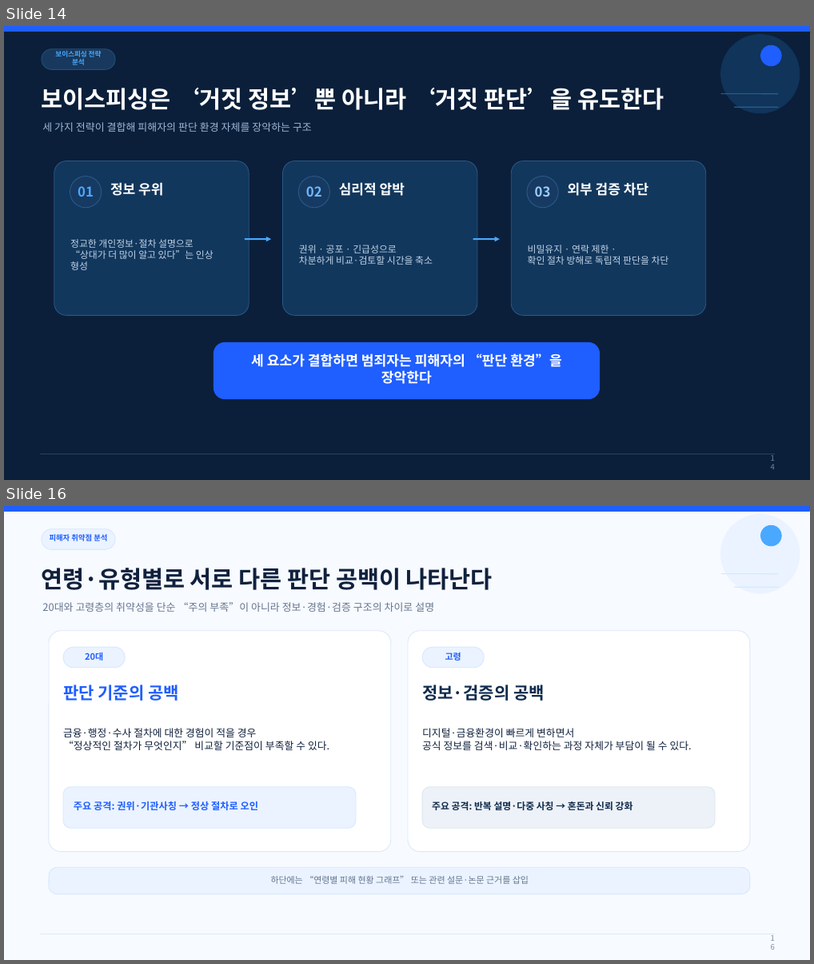
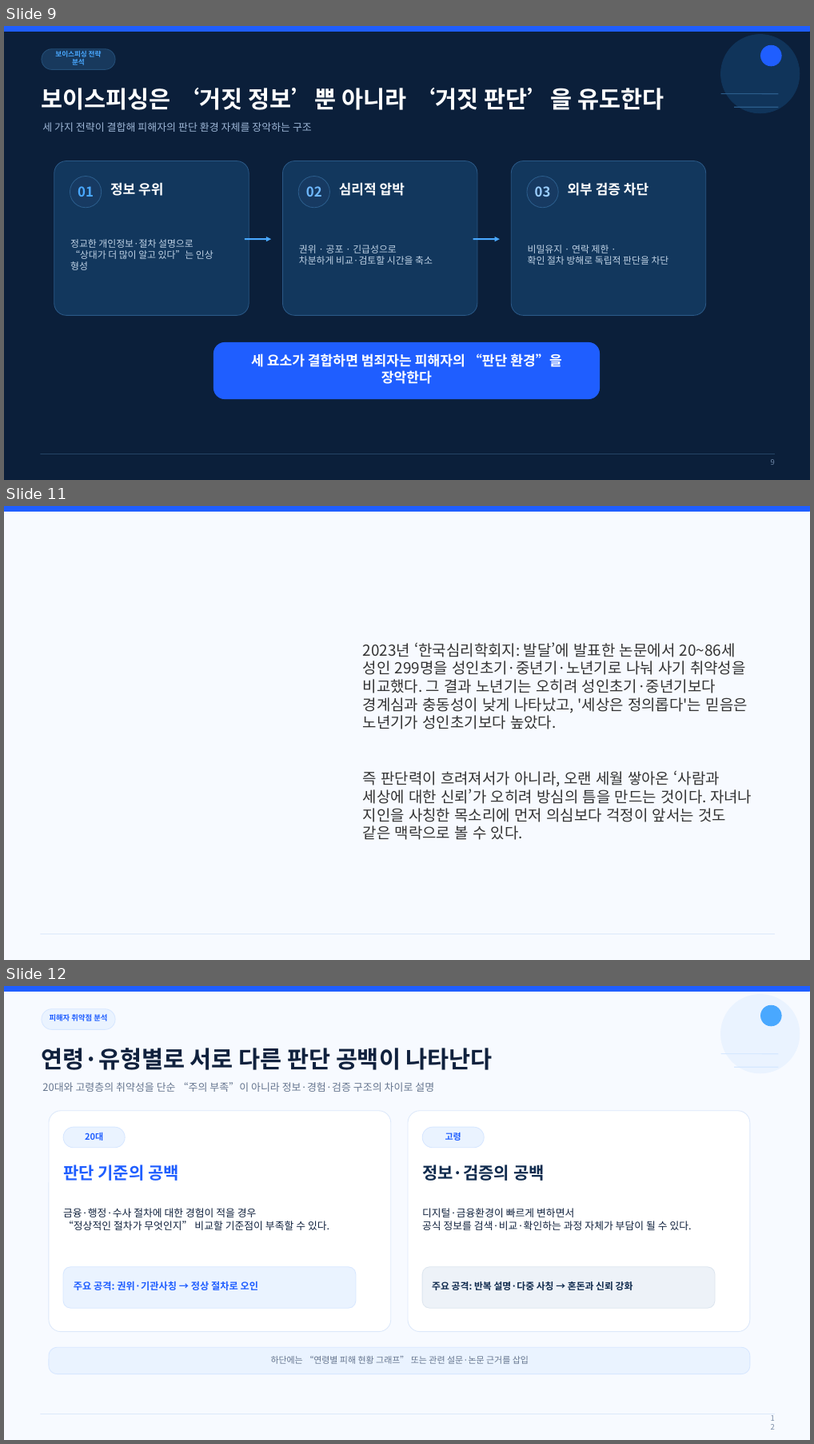
Before and after one commit to hamhj7694/AIXTeamProject2, a slide deck: 01_docs/01_proposal/01.frow/03_제안서 본작성.pptx. Shown one above the other, each under a label of ours: slides 14 and 16 before the commit, slides 9, 11 and 12 after it; the slides between them are not shown. The pictures are 814x964 and 814x1444 pixels, drawn with LibreOffice and Linux fonts; fonts in the diff are those of the drawing. Boxes give left, top, right and bottom in pixels: in the first picture for what was removed or moved away, otherwise in the second. Text is boxed around its words. In the diff, an @@ line names an element or a change of style, - is before the commit and + after.

```diff
--- a/01_docs/01_proposal/01.frow/03_제안서 본작성.pptx
+++ b/01_docs/01_proposal/01.frow/03_제안서 본작성.pptx
@@ slide 11 added at bbox=[4, 506, 810, 960], background #F7FAFF; not listed: 2 template elements that a slide beside it also shows @@
@@ text added at bbox=[363, 642, 748, 729], 18 pt, text #333333 @@
+2023년 ‘한국심리학회지: 발달’에 발표한 논문에서 20~86세 성인 299명을 성인초기·중년기·노년기로 나눠 사기 취약성을 비교했다. 그 결과 노년기는 오히려 성인초기·중년기보다 경계심과 충동성이 낮게 나타났고, '세상은 정의롭다'는 믿음은 노년기가 성인초기보다 높았다.
@@ text added at bbox=[363, 770, 752, 840], 18 pt, text #333333 @@
+즉 판단력이 흐려져서가 아니라, 오랜 세월 쌓아온 ‘사람과 세상에 대한 신뢰’가 오히려 방심의 틈을 만드는 것이다. 자녀나 지인을 사칭한 목소리에 먼저 의심보다 걱정이 앞서는 것도 같은 맥락으로 볼 수 있다.
@@ what was slide 14 is now slide 9 @@
@@ page number at bbox=[771, 459, 775, 464]: text changed @@
-14
+9
@@ what was slide 16 is now slide 12 @@
@@ page number at bbox=[763, 1416, 782, 1428]: text changed @@
-16
+12
```
Also in this commit, not shown: 8 slides changed, 3 other slides added, 3 slides removed, 2 other files.
